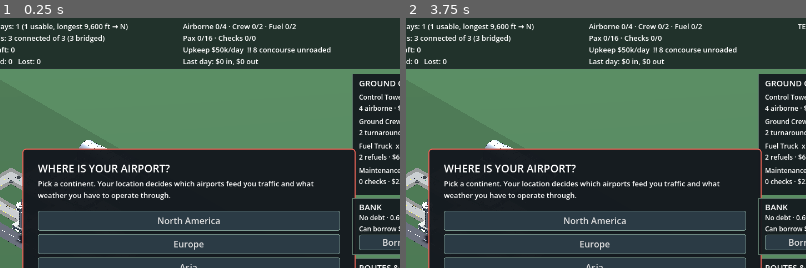
Above: before the commit, frames 1-2 (left to right).
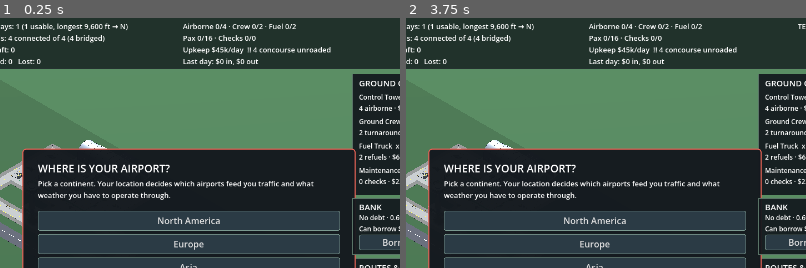
Above: after the commit, the same moments.

Repository: gerp93/airport
Game: Godot game, scene res://Main.tscn
The game is run twice, just before and just after one commit, with the same random seed, the same clock (stepped at 60 frames per second) and the same inputs.
Inputs:
- Up to frame 1 (0.25 s): no input
- Up to frame 2 (3.75 s): click "Select" at 0.5 s; click "Taxiway" at 1.25 s; click "Runway" at 2 s; click "Stand" at 2.75 s; click "Terminal" at 3.5 s
The pictures show only the part of the screen within x 26-76%, y 0-50%; the shares and areas given below are measured in that part.

The runs differ from the first frame. In frame 1, 0.5% of the frame differs, in the area x 2-65%, y 7-91%; in frame 2, 0.5%.

Commit message:
Push aircraft back off stands, onto a taxilane that is actually there
The stands backed onto grass. An aircraft parked nose-in to a pier can only
leave by reversing straight back, so the column order across the apron has to
be taxilane, stands, PIER, stands, taxilane — every stand with the pier on one
flank and pavement on the other. It was stands opening onto the through apron
row instead, which works for driving out forwards and not at all for pushing
back.

Departure now has a PUSHBACK state between AWAIT_DEPART and TAXI_OUT: it
translates WITHOUT turning, so the tail leads and the nose stays on the pier
until the aircraft is clear. Every other movement in the game sets heading from
the direction of travel, which is exactly what must not happen here. It reverses
one tile along its own heading rather than toward the park cell — the park cell
is off to one side, and backing toward it is the sideways slide this set out to
remove.

The lanes are two cells. One cost 6 gridlocks a run, measured twice: a lane
serving two stands is a cul-de-sac and two aircraft wanting stands off it have
nowhere to pass. Two is also what a real taxilane alongside a pier is, and now
the pavement is drawn narrower than its tile it reads as a lane plus shoulder
rather than the slab it did before.

Three runs clean: 0 gridlocked, 0 towed, 27-36 turnarounds.

Co-Authored-By: Claude Opus 5 <noreply@anthropic.com>

Diff:
--- a/AirportGrid.gd
+++ b/AirportGrid.gd
@@ -1065,7 +1065,20 @@
 	place_parking(Vector2i(12, 0))
 	place_parking(Vector2i(14, 0))
 	place_terminal(building_cells(Vector2i(10, 1), TERMINAL_SIZE, 0), 0)
-	place_concourse(building_cells(Vector2i(11, 3), CONCOURSE_SIZE, 0), 0)
-	place_concourse(building_cells(Vector2i(14, 3), CONCOURSE_SIZE, 0), 0)
-	for anchor in [Vector2i(9, 5), Vector2i(12, 5), Vector2i(15, 5)]:
+	place_concourse(building_cells(Vector2i(12, 3), CONCOURSE_SIZE, 0), 0)
+
+	# The column order across the apron is: taxilane, stands, PIER, stands,
+	# taxilane. Every stand therefore has the pier on one flank and pavement on
+	# the other, which is what a nose-in stand requires — an aircraft parked
+	# facing the pier reverses straight back, and there has to be something to
+	# reverse onto. Stands backing onto grass was the visible symptom.
+	# The lanes are two cells, not one. A single-cell lane serving two stands is
+	# a cul-de-sac and cost 6 gridlocks a run — two aircraft wanting stands off
+	# the same lane have nowhere to pass. Two cells is also what a real taxilane
+	# alongside a pier is, and now that the pavement is drawn narrower than its
+	# tile it reads as a lane and its shoulder rather than as a slab.
+	for y in range(3, 7):
+		for x in [8, 9, 15, 16]:
+			place_taxiway(Vector2i(x, y))
+	for anchor in [Vector2i(10, 3), Vector2i(10, 5), Vector2i(13, 3), Vector2i(13, 5)]:
 		place_stand(stand_cells_for(anchor, 0), 0)
--- a/Main.gd
+++ b/Main.gd
@@ -2007,6 +2007,8 @@
 # to read as manoeuvring rather than snapping.
 const PARK_TURN_RATE := 2.2
 const PARK_CREEP_SPEED := 16.0
+# Slower than taxiing, because a real pushback is a tug walking it back.
+const PUSHBACK_SPEED := 11.0
 
 
 # Parking is the one moment the aircraft's own motion gets it wrong twice over.
@@ -2464,8 +2466,30 @@
 			if stand != null:
 				stand["occupied"] = false
 			p["stand_id"] = -1
-			p["state"] = "TAXI_OUT"
+			# Off the marks tail-first before taxiing. An aircraft parked nose-in
+			# cannot drive forward out of a stand — it is pointing at the pier —
+			# so it reverses STRAIGHT back, one tile, along its own heading. Not
+			# toward the park cell: that is off to one side, and backing toward it
+			# is the sideways slide this was meant to remove.
+			var fwd := Vector2(cos(p["heading"]), sin(p["heading"]))
+			p["push_to"] = p["pos"] - fwd * AirportGrid.TILE
+			p["state"] = "PUSHBACK"
 			p["state_timer"] = 0.0
+
+		# Reversing off the stand: translate WITHOUT turning, so the tail leads
+		# and the nose stays on the pier right up until the aircraft is clear.
+		# Every other movement in the game sets heading from the direction of
+		# travel, which is exactly what must not happen here.
+		"PUSHBACK":
+			var back_to: Vector2 = p.get("push_to", p["pos"])
+			var away: Vector2 = back_to - p["pos"]
+			var step := PUSHBACK_SPEED * dt
+			if away.length() <= step:
+				p["pos"] = back_to
+				p["state"] = "TAXI_OUT"
+				p["state_timer"] = 0.0
+			else:
+				p["pos"] = p["pos"] + away.normalized() * step
 
 		"TAXI_OUT":
 			match advance_along_path(p, taxi_speed(), dt):
Not shown, changed: CLAUDE.md
